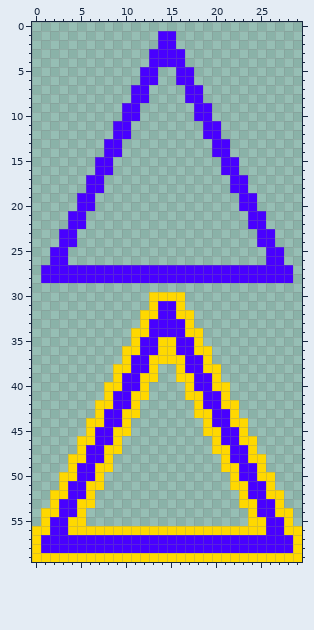
Two versions of one pixel-art sprite, Resources/Textures/Wall&Floor/triangle.png. The picture above was drawn from the file before the commit.
The file is 30x60 pixels.
After:
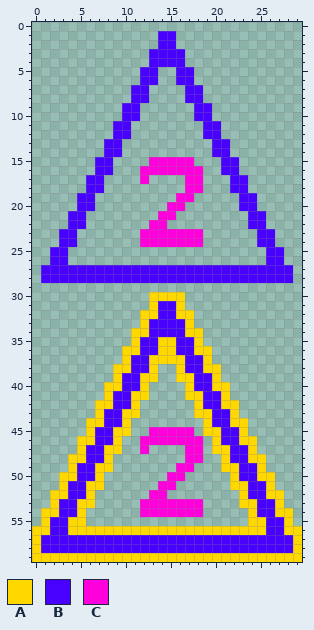
Palette (. is transparent): A #ffd800  B #4800ff  C #ff00dc
Changes in this commit:
y 15: x 13..17 ..... -> CCCCC
y 16: x 12..18 ....... -> CCCCCCC
y 17: x 12 . -> C; x 17..18 .. -> CC
y 18: x 17..18 .. -> CC
y 19: x 16..17 .. -> CC
y 20: x 15..16 .. -> CC
y 21: x 14..15 .. -> CC
y 22: x 13..14 .. -> CC
y 23..24: x 12..18 ....... -> CCCCCCC
y 45: x 13..17 ..... -> CCCCC
y 46: x 12..18 ....... -> CCCCCCC
y 47: x 12 . -> C; x 17..18 .. -> CC
y 48: x 17..18 .. -> CC
y 49: x 16..17 .. -> CC
y 50: x 15..16 .. -> CC
y 51: x 14..15 .. -> CC
y 52: x 13..14 .. -> CC
y 53..54: x 12..18 ....... -> CCCCCCC
Changed places in both pictures, as pixel boxes (x1, y1, x2, y2):
added: (140, 157, 203, 247)
added: (140, 427, 203, 517)
